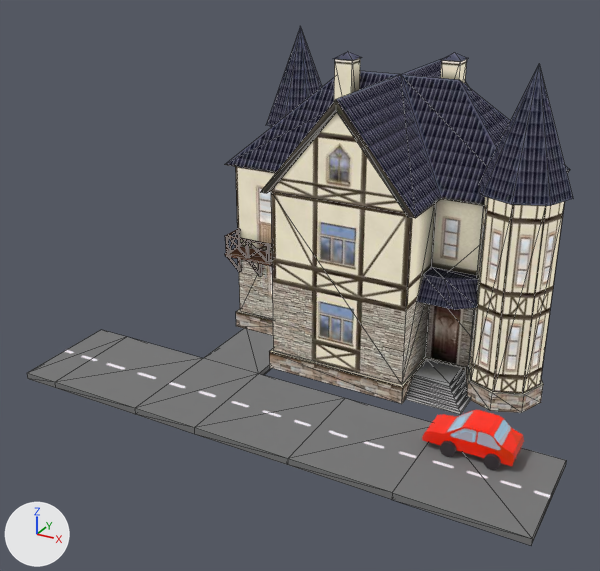
Before and after pictures for a commit that changed the glTF model HouseExportBlender/house.gltf.
One viewpoint serves both versions: a 50 mm lens placed at (3.71, -8.72, 4.73), pointed at (-0.42, -1.2, 0.97). Every picture has the same lights, and +X, +Y and +Z are marked at lower left. Mesh edges are drawn as thin lines on the coarser meshes. Where no turn or scale is listed for an object, it has been applied to the vertices. Vertices at the same position are counted once.

The first picture shows 'House_008_Material #126 [House_008]_0', 'route', 'voiture'.
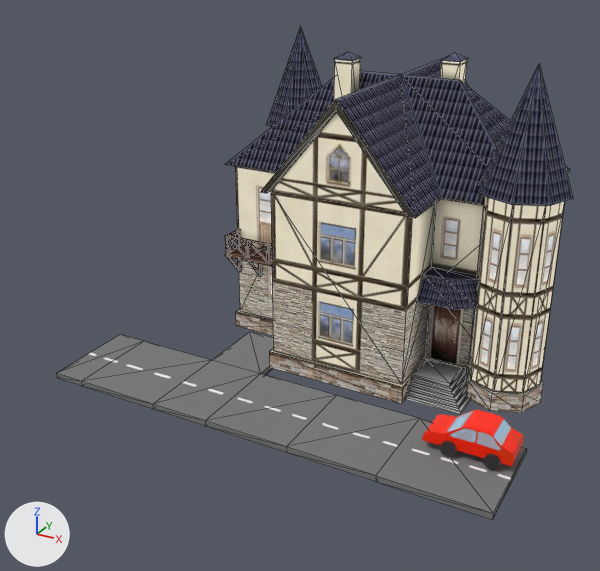
Boxes (x1, y1, x2, y2) around the edits, measured in the pictures (600 x 571 px):
'route', mesh rescaled, moved (13% narrower, 14% shorter): before (27, 328, 566, 546); after (56, 332, 527, 519)

Patch to the scene script:
```diff
--- a/HouseExportBlender/house.gltf.py
+++ b/HouseExportBlender/house.gltf.py
@@ me_cube @@
 me_cube.from_pydata(...)  # 32 vertices, 60 faces; spans x -5.14..0.63, y -0.63..1.57, z -0.04..0.04
 # used by ob_route; location = (2.12, -2.31, -0.04)
+# me_cube part 1: the whole mesh is scaled about its middle by 0.883, then moved by (-0.05, -0.03, 0.0)
 me_cube.materials.append(mat_material_001)
@@ ob_route @@
 ob_route = bpy.data.objects.new('route', me_cube)
-ob_route.location = (2.12, -2.31, -0.04)
+ob_route.location = (2.12, -2.24, -0.04)
```
